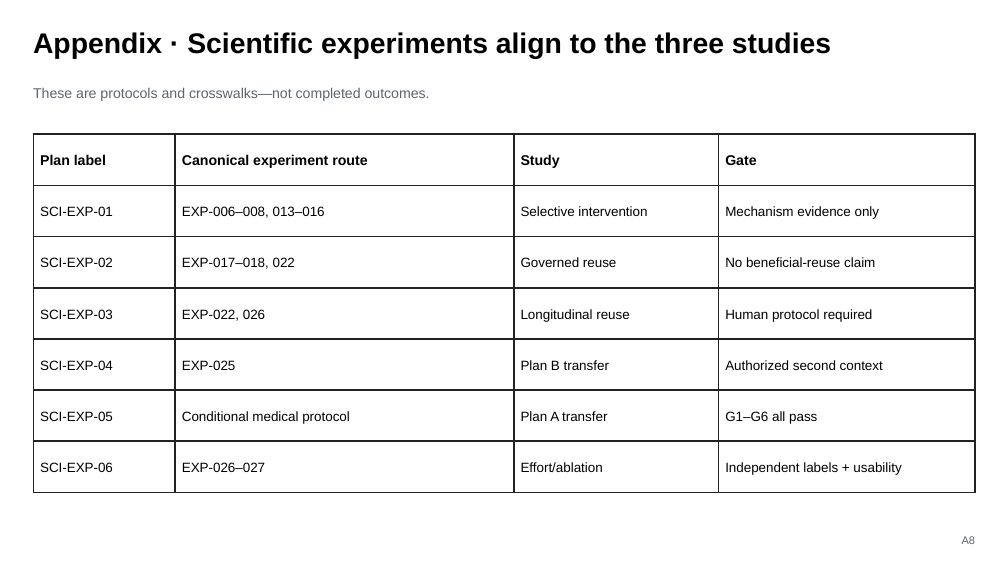
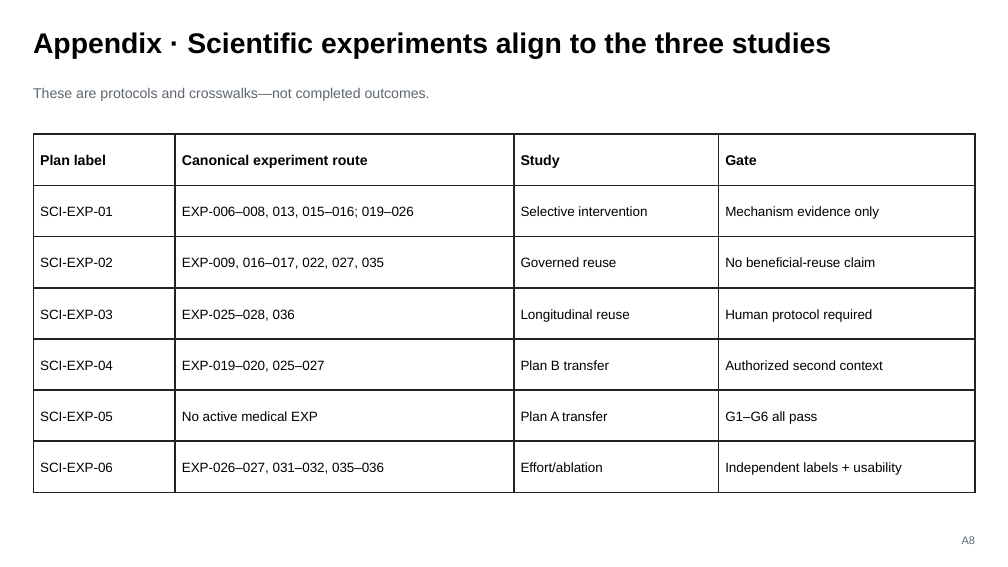
Before and after one commit to AliHamed17/Vego-Ai, a slide deck: slide 20 of presentations/VEGO-AI-Iris-Supervisor-Decisions-2026-08-05.pptx. Drawn at 1008x567 pixels with LibreOffice and Linux fonts; fonts in the diff are those of the drawing. Boxes give left, top, right and bottom in pixels: in the first picture for what was removed or moved away, otherwise in the second. Text is boxed around its words. In the diff, an @@ line names an element or a change of style, - is before the commit and + after.

```diff
--- a/presentations/VEGO-AI-Iris-Supervisor-Decisions-2026-08-05.pptx
+++ b/presentations/VEGO-AI-Iris-Supervisor-Decisions-2026-08-05.pptx
@@ text at box(182, 206, 414, 218): text changed @@
-EXP-006–008, 013–016
+EXP-006–008, 013, 015–016; 019–026
@@ text at box(182, 257, 384, 269): text changed @@
-EXP-017–018, 022
+EXP-009, 016–017, 022, 027, 035
@@ text at box(182, 309, 295, 321): text changed @@
-EXP-022, 026
+EXP-025–028, 036
@@ text at box(182, 360, 325, 372): text changed @@
-EXP-025
+EXP-019–020, 025–027
@@ text at box(182, 411, 318, 421): text changed @@
-Conditional medical protocol
+No active medical EXP
@@ text at box(182, 462, 384, 474): text changed @@
-EXP-026–027
+EXP-026–027, 031–032, 035–036
```
Also in this commit, not shown: 11 other slides changed, 38 other files.
